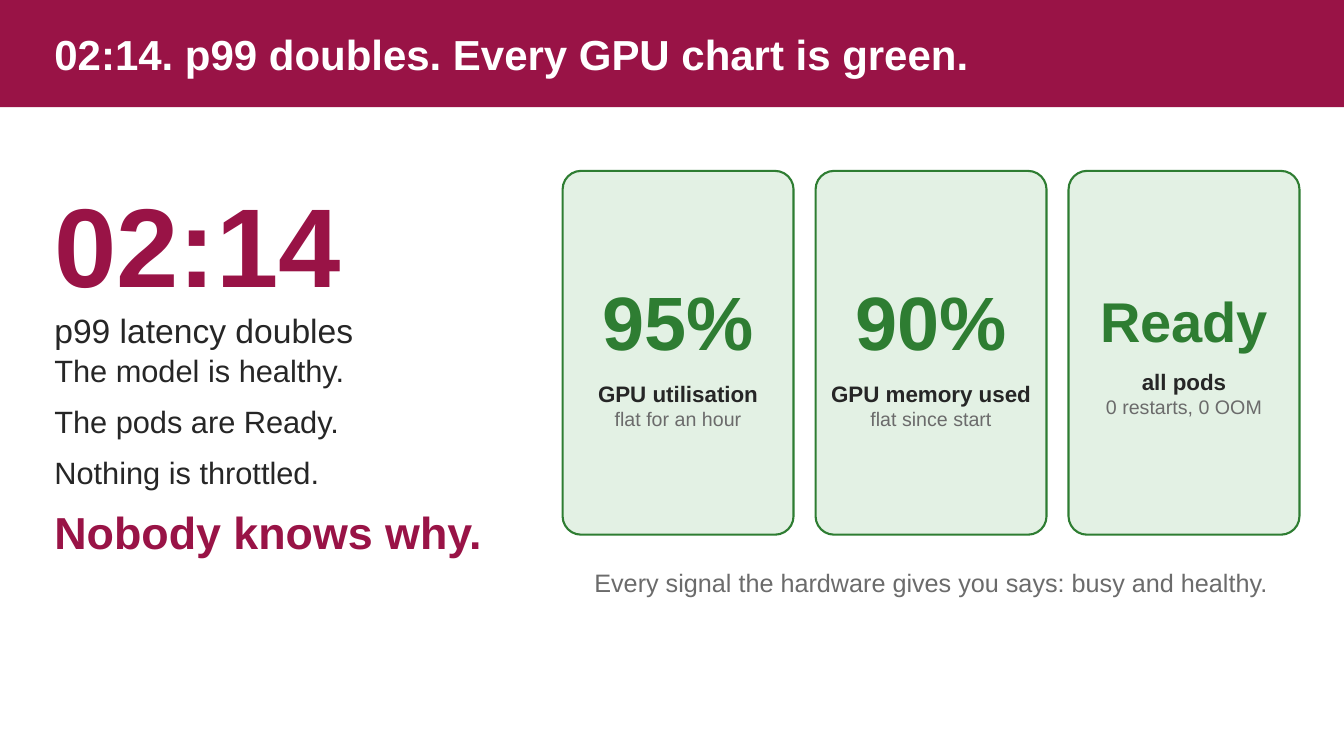
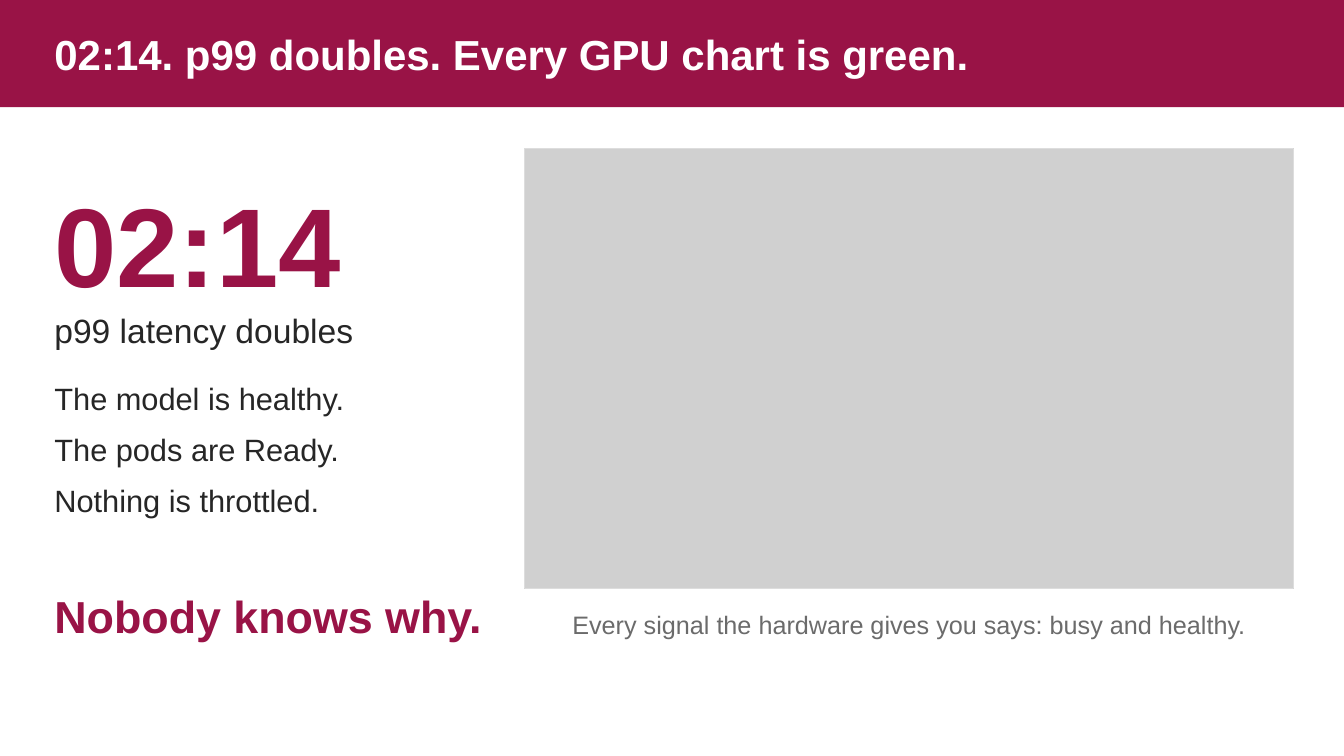
Before and after one commit to danilosilvase/gpu-observability-kubecon-na-2026, a slide deck: slide 3 of deck/kubecon-na-2026-v4.pptx. Drawn at 1344x756 pixels with LibreOffice and Linux fonts; fonts in the diff are those of the drawing; grey boxes stand for pictures; background and template pictures are left out. Boxes give left, top, right and bottom in pixels: in the first picture for what was removed or moved away, otherwise in the second. Text is boxed around its words. In the diff, an @@ line names an element or a change of style, - is before the commit and + after.

Commit message:
Slide 3: AI-generated incident scene (Bedrock Stable Image Ultra) + fade-in on closing line

```diff
--- a/deck/kubecon-na-2026-v4.pptx
+++ b/deck/kubecon-na-2026-v4.pptx
@@ rectangle: place and size @@
-rectangle at (816, 171, 1047, 535)
+rectangle at (524, 149, 1294, 589)
@@ rectangle at (524, 149, 1294, 589): rounded rectangle to rectangle; fill #E3F1E4 to none; outline #2E7D32 1.5 pt to #DDDDDD 0.75 pt @@
@@ picture added at (524, 149, 1294, 589) @@
@@ rounded rectangle removed at (563, 171, 793, 535) @@
@@ rounded rectangle removed at (1069, 171, 1300, 535) @@
@@ text removed at (598, 297, 758, 426) @@
-95%
-GPU utilisation
-flat for an hour
@@ text removed at (831, 297, 1031, 426) @@
-90%
-GPU memory used
-flat since start
@@ text removed at (1100, 301, 1268, 417) @@
-Ready
-all pods
-0 restarts, 0 OOM
@@ text "The model is healthy.": place and size @@
-text "The model is healthy." at (54, 359, 481, 558)
+text "The model is healthy." at (54, 387, 344, 518)
@@ text at (54, 489, 320, 518): less space between paragraphs @@
@@ text at (54, 516, 481, 558): paragraph removed @@
-Nobody knows why.
@@ text added at (54, 600, 481, 642), 32 pt, text #991346, bold @@
+Nobody knows why.
@@ text "Every signal the hardware gives ...": place and size @@
-text "Every signal the hardware gives ..." at (594, 574, 1267, 597)
+text "Every signal the hardware gives ..." at (572, 616, 1245, 639)
```
Also in this commit, not shown: 4 other files.
